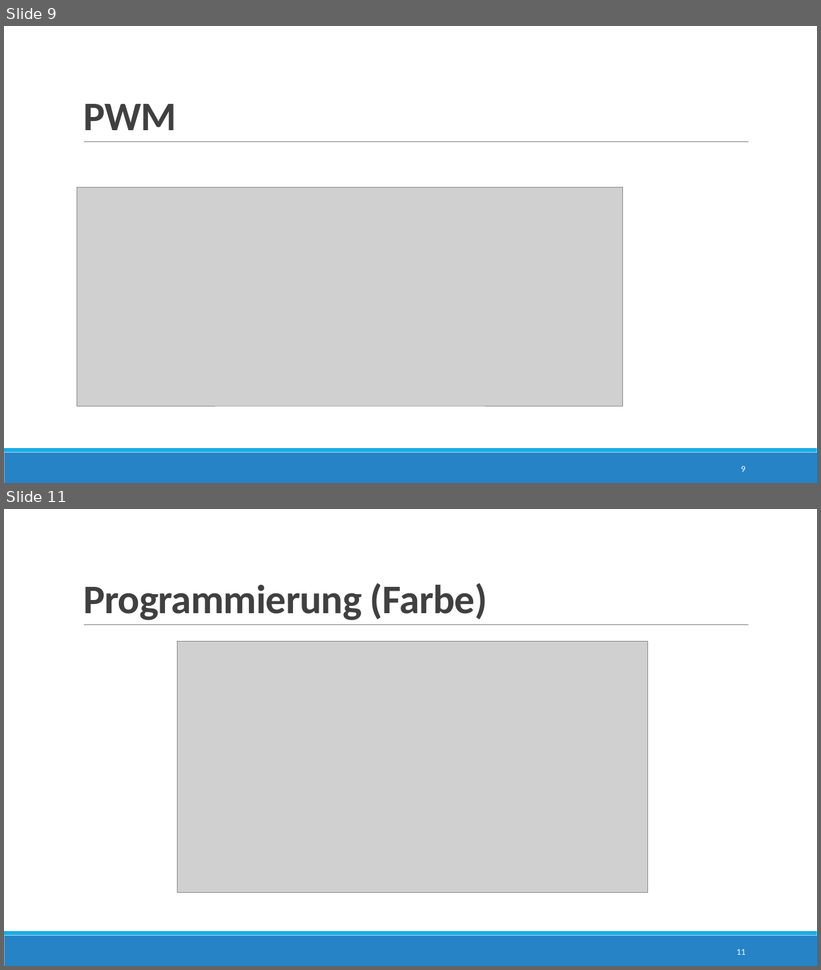
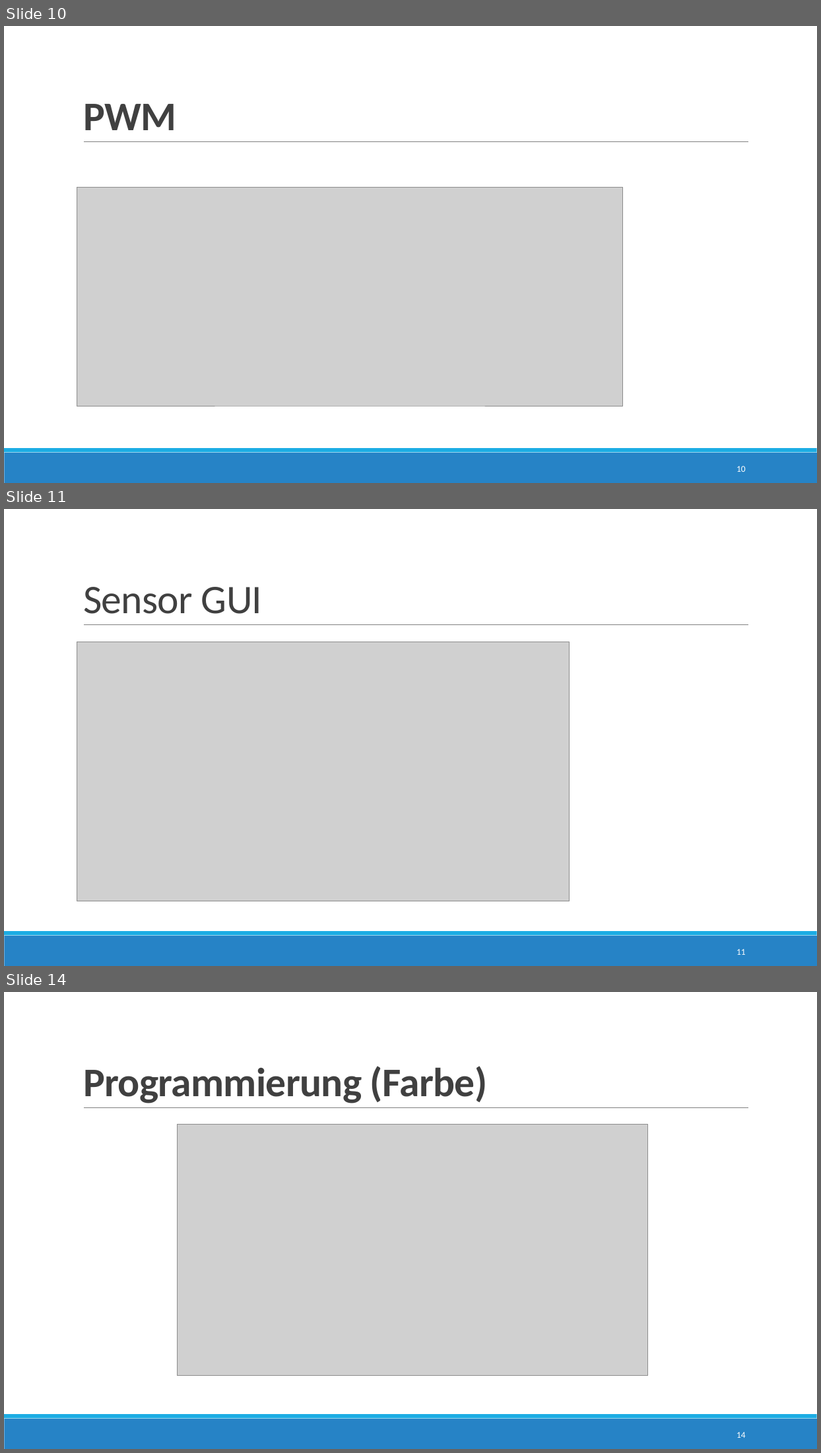
Before and after one commit to JustinF97/Speedy-Tempomessgeraet, a slide deck: Solidworks/Projektarbeit.pptx. Shown one above the other, each under a label of ours: slides 9 and 11 before the commit, slides 10, 11 and 14 after it; the slides between them are not shown. The pictures are 821x970 and 821x1453 pixels, drawn with LibreOffice and Linux fonts; fonts in the diff are those of the drawing; grey boxes stand for pictures. Boxes give left, top, right and bottom in pixels: in the first picture for what was removed or moved away, otherwise in the second. Text is boxed around its words. In the diff, an @@ line names an element or a change of style, - is before the commit and + after.

```diff
--- a/Solidworks/Projektarbeit.pptx
+++ b/Solidworks/Projektarbeit.pptx
@@ slide 11 added at (x1=4, y1=509, x2=817, y2=966), background #FFFFFF; not listed: 3 template elements that a slide beside it also shows @@
@@ title added at (x1=83, y1=587, x2=263, y2=614), 48 pt, text #404040 @@
+Sensor GUI
@@ picture added at (x1=77, y1=642, x2=570, y2=901) @@
@@ page number added at (x1=737, y1=949, x2=746, y2=955), 10.5 pt, text #FFFFFF @@
+11
@@ what was slide 9 is now slide 10 @@
@@ page number at (x1=737, y1=466, x2=746, y2=472): text changed @@
-9
+10
@@ what was slide 11 is now slide 14 @@
@@ page number at (x1=737, y1=1432, x2=746, y2=1438): text changed @@
-11
+14
```
Also in this commit, not shown: 3 other slides added.
